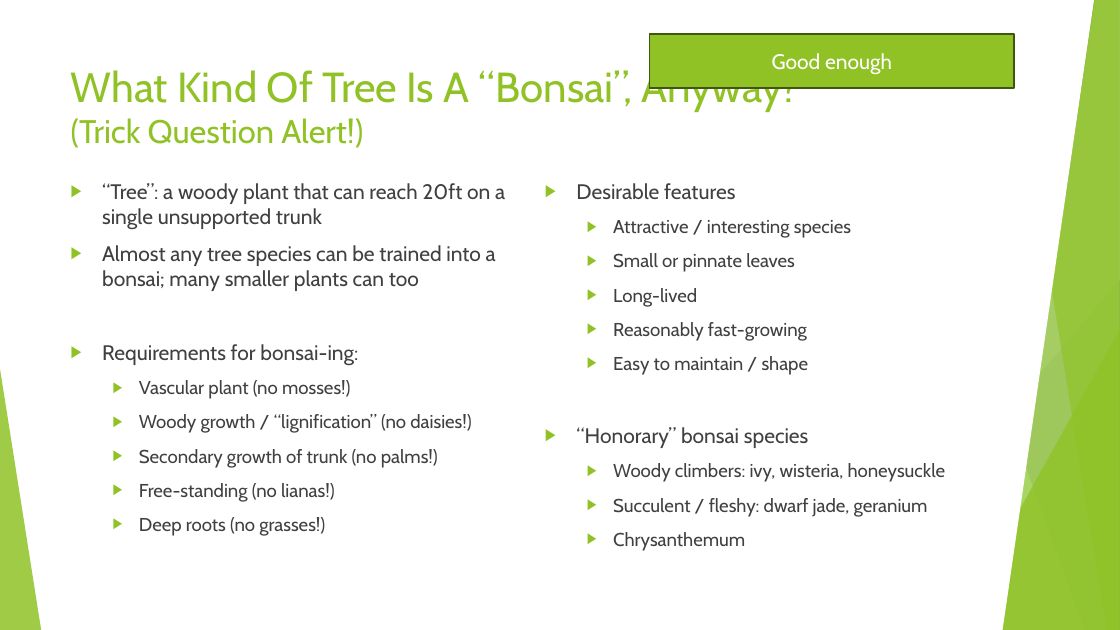
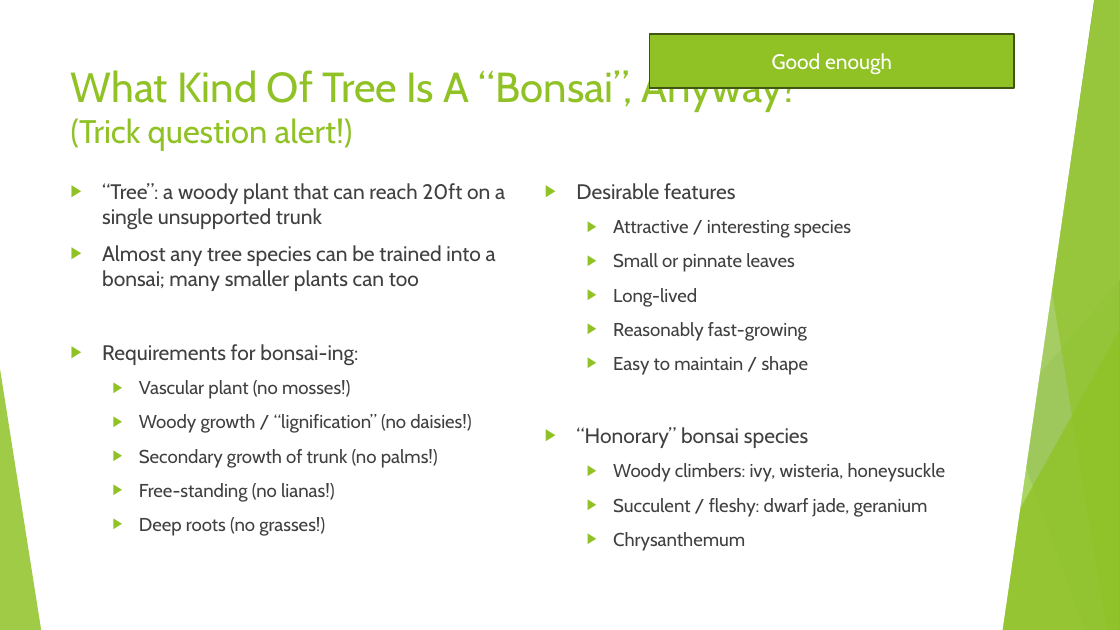
Before and after one commit to AlexLabram/Bonsai, a slide deck: slide 6 of WGCourse/Bonsai On A Budget (running).pptx. Drawn at 1120x630 pixels with LibreOffice and Linux fonts; fonts in the diff are those of the drawing. Boxes give left, top, right and bottom in pixels: in the first picture for what was removed or moved away, otherwise in the second. Text is boxed around its words. In the diff, an @@ line names an element or a change of style, - is before the commit and + after.

Commit message:
Changed slide title bylines to sentence case; looks less awkward Misc fiddles

```diff
--- a/WGCourse/Bonsai On A Budget (running).pptx
+++ b/WGCourse/Bonsai On A Budget (running).pptx
@@ title at [71, 67, 799, 151]: text changed @@
-What Kind Of Tree Is A “Bonsai”, Anyway?
-(Trick Question Alert!)
+What Kind Of Tree Is A “Bonsai”, Anyway?
+(Trick question alert!)
```
Also in this commit, not shown: 9 other slides changed.
